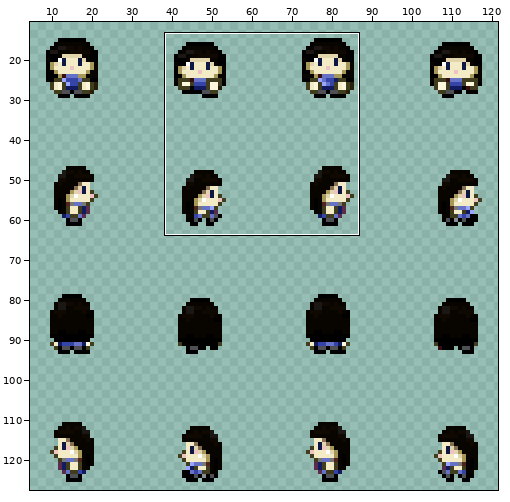
Edited in one commit: sprite sheet (images/characters/4.png). Above: a wide view before the commit, with the close-up outlined.
Close-up. The starting point:
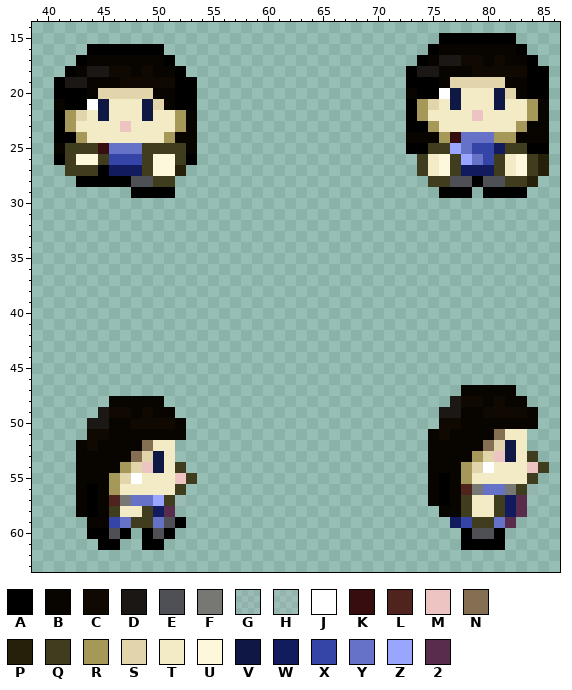
The file is 128x128 pixels. Pixels under 10% opacity are left out. Colours within 5 levels of each other are drawn and written as one. Shown: x 39..86, y 14..63. The wide view leaves out empty margins. The commit also changed other parts of the picture, which this record leaves out.
Palette (. is transparent): A #000000  B #080500  C #100901  D #1a1714  E #4f5056  F #777773  G #b5b3be2b  H #bcbcc832  J #ffffff  K #380d0f  L #4f241f  M #edc4c1  N #856f53  P #26200a  Q #403d1e  R #a69859  S #e3d5ab  T #f2ebc5  U #fdf7dc  V #0f1745  W #111b5d  X #3545a7  Y #6572c7  Z #99a5ff  2 #592c4e
Pixels before, first column x 41:
15 ...................................AAAAAAA...
16 ...AAAAAAA........................ABBBBBBBA..
17 ..ABBBBBBBA......................ABDDCCBCBBA.
18 .ABDDCCBCBBA....................ADDBBBCCCCCAA
19 ADDBBBCCCCCAA...................AAABSSSSSBBAA
20 AAABSSSSSBBAA...................BAAJVTTTVSBAA
21 BAAJVTTTVSBAA...................ARSTVTTTVTTRB
22 ARSTVTTTVTTRB...................ARTTTTMTTTTRB
23 ARTTTTMTTTTRB...................AARTTTTTTTRBB
24 AARTTTTTTTRBB...................BBBRKYYYRRBBB
25 BQQQKYYYQQQQB...................AAQQZYXXWQQAA
26 AQUUQXXXQUUQA....................QTUQZYXQTUQP
27 .QQQAWWWQUUP.....................QTUQWWWQTUQP
28 ..AAAAAEEQQ.......................QQEEAEEQQP.
29 .......AAAA........................AAA.AAAA..
30 .............................................
31 .............................................
32 .............................................
33 .............................................
34 .............................................
35 .............................................
36 .............................................
37 .............................................
38 .............................................
39 .............................................
40 .............................................
41 .............................................
42 .............................................
43 .............................................
44 .............................................
45 .............................................
46 .............................................
47 .....................................BBBBB...
48 .....BBBBB..........................DCCBCBB..
49 ....DCCBCBB........................DDBBCCCCB.
50 ...DDBBCCCCB.......................CCBBBBBBB.
51 ...CCBBBBBBB......................BCBBBBNTT..
52 ..BCBBBBNTT.......................BBBBBNSVT..
53 ..BBBBBNSVT.......................BBBBRSMVTQ.
54 ..BBBBRSMVTQ......................BBBRSJTTTMQ
55 ..BBBRSJTTTMQ.....................BABRTTTTTQ.
56 ..BABRTTTTTQ......................BABLFYYFQH.
57 ..BABLFYYZQG......................BABQTTQW2..
58 ..BABQTTQW2........................BBQTTQW2..
59 ...BBXYQQYEA........................WXQQY2...
60 ...AAEA.AEA..........................AEEA....
61 ....AA..AA...........................AAAA....
Once edited:
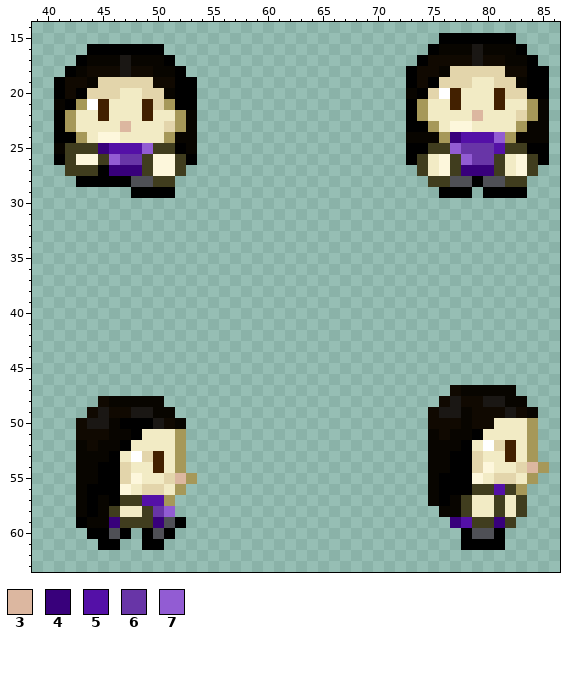
Colours new in this view: 3 #dcb7a0  4 #38007b  5 #5410a7  6 #6835a7  7 #925cd3
Edits made:
colour V: #0f1745 -> #422000
Changed rows in their new state; - is a pixel that keeps its letter.
first column x 42:
16 -------------------------------------D------
17 -----D---------------------------CCC-DC-----
18 --CC-DC-------------------------CC-SSSSS----
19 CC-SSSSS------------------------C-S--TT-S---
20 C-S--TT-S------------------------S-------S--
21 -R-------R-----------------------T----------
22 -T-----------------------------------3---S--
23 -----3---S-------------------------UU-------
24 ---UU------------------------------45557----
25 ---45557--A------------------------76665----
26 ----766------------------------A----766----A
27 ----444---Q-------------------------444----.
28 ------------------------------------------.-
first column x 43:
47 ----------------------------------C--------
48 --C------------------------------C---DD----
49 -C---DD-------------------------C---C--D---
50 C---AAAD------------------------C---CCTTTR-
51 C----ATTTR--------------------------ATT--R-
52 ----ATT--R-------------------------ATJ---R-
53 ---ATJ---R------------------------AASTT--R-
54 --AASTT--R------------------------AA-U--S3R
55 --AA-U--S3R-----------------------AAU-SS-R-
56 --AAU-SS-R------------------------AAQQ5QR.-
57 ---AQQ55R.-----------------------------TQ--
58 -------67------------------------------TQ--
59 A--4Q--4--------------------------45--4Q---
Boxes around the changes in both close-ups, in picture pixels (x1, y1, x2, y2):
changed: (406, 44, 549, 187)
changed: (65, 55, 186, 176)
changed: (428, 385, 549, 528)
changed: (76, 396, 197, 528)
